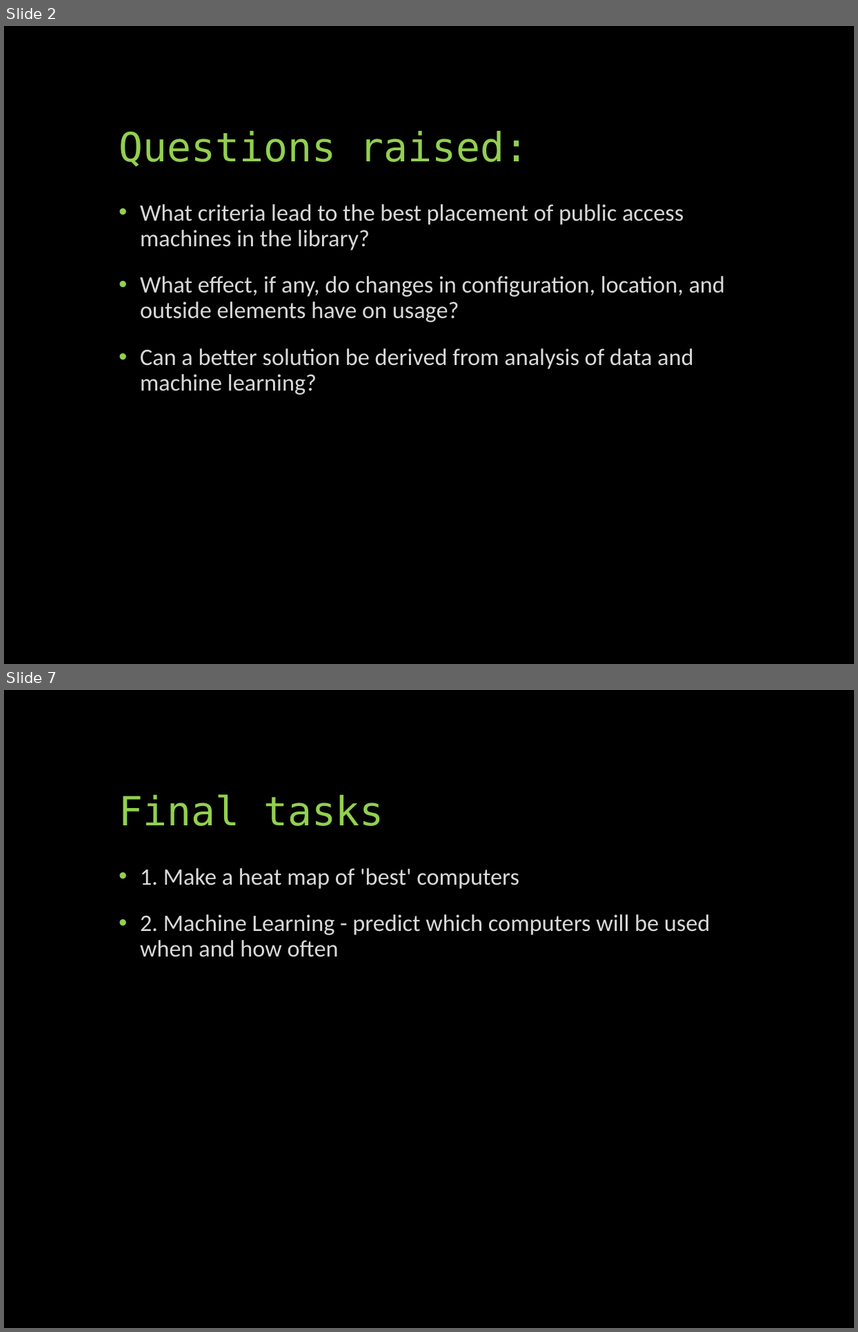
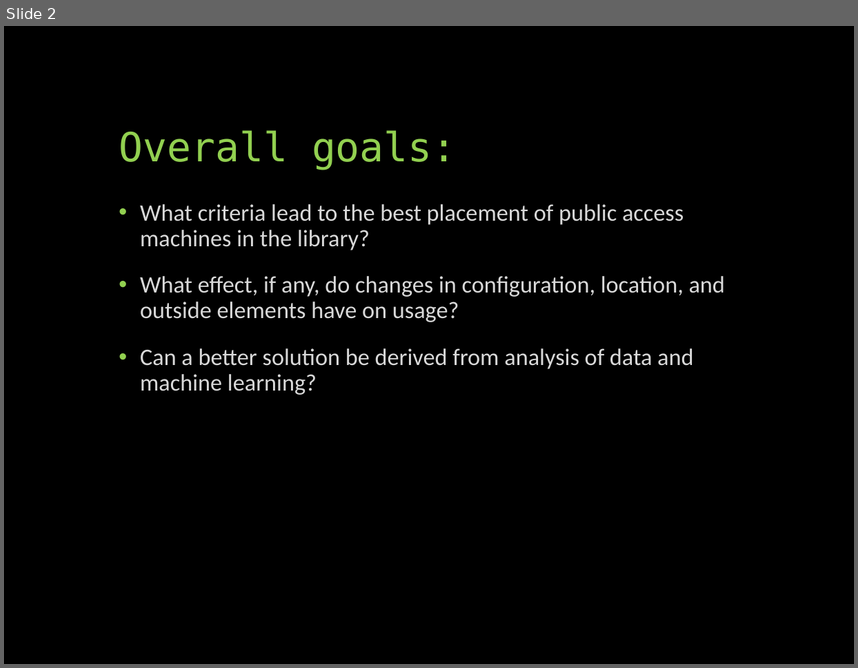
Before and after one commit to UNCG-CSE/Library-Computer-Usage-Analysis, a slide deck: docs/Computers in the Libraries.pptx. Shown one above the other, each under a label of ours: slides 2 and 7 before the commit, slide 2 after it; the slides between them are not shown. The pictures are 858x1332 and 858x668 pixels, drawn with LibreOffice and Linux fonts; fonts in the diff are those of the drawing. Boxes give left, top, right and bottom in pixels: in the first picture for what was removed or moved away, otherwise in the second. Text is boxed around its words. In the diff, an @@ line names an element or a change of style, - is before the commit and + after.

```diff
--- a/docs/Computers in the Libraries.pptx
+++ b/docs/Computers in the Libraries.pptx
@@ slide 7 removed at (4, 690, 854, 1328), background #000000 @@
@@ title removed at (119, 794, 384, 826) @@
-Final tasks
@@ text removed at (140, 868, 710, 957) @@
-• 1. Make a heat map of 'best' computers
-• 2. Machine Learning - predict which computers will be used when and how often
@@ slide 2 changed as well @@
@@ title at (119, 130, 457, 170): text changed @@
-Questions raised:
+Overall goals:
```
Also in this commit, not shown: 1 other slide changed, 2 slides added, 6 other slides removed.
